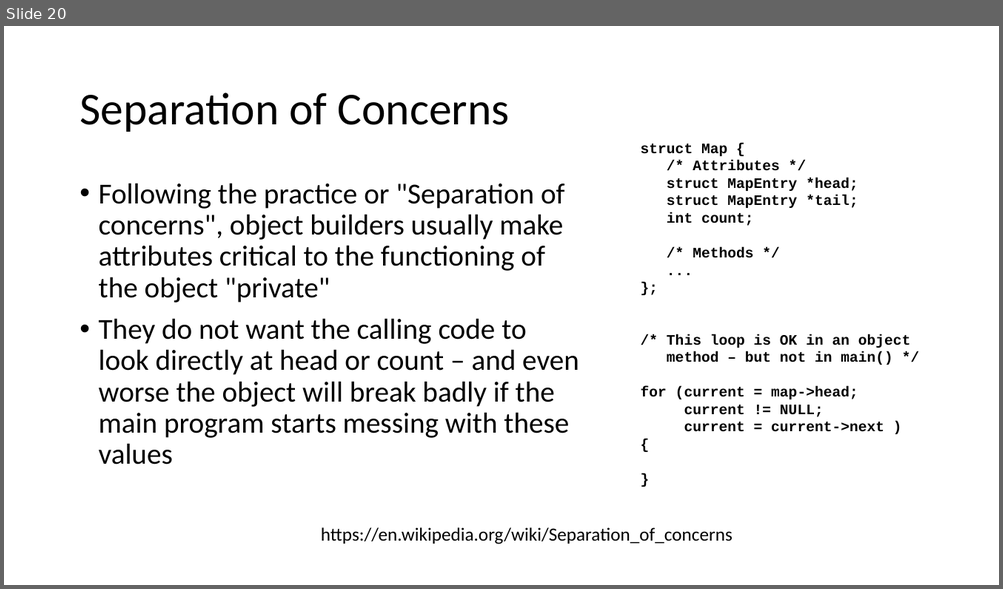
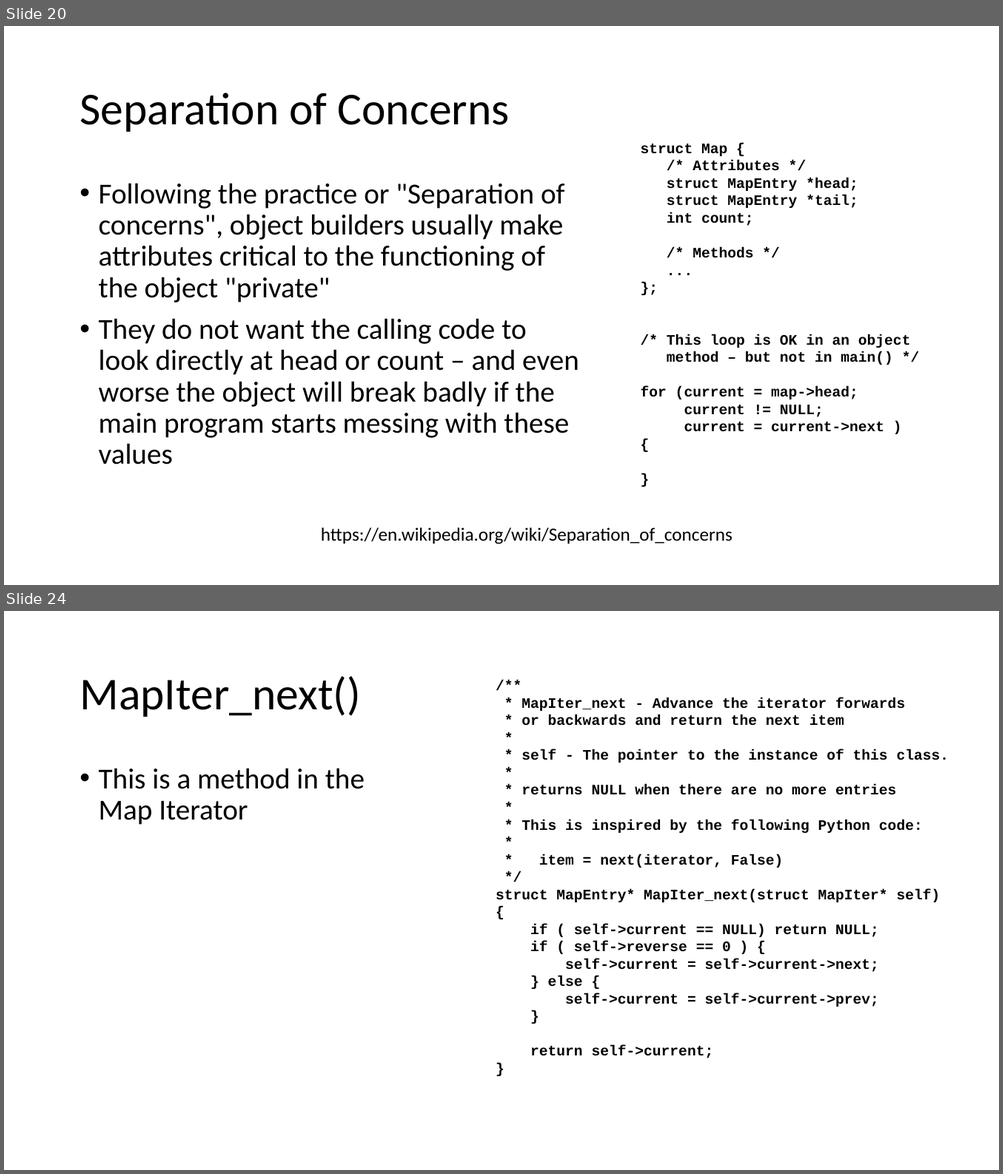
Before and after one commit to csev/cc4e, a slide deck: lectures/CC-04-Data-Structure.pptx. Shown one above the other, each under a label of ours: slide 20 before the commit, slides 20 and 24 after it; the slides between them are not shown. The pictures are 1003x589 and 1003x1174 pixels, drawn with LibreOffice and Linux fonts; fonts in the diff are those of the drawing. Boxes give left, top, right and bottom in pixels: in the first picture for what was removed or moved away, otherwise in the second. Text is boxed around its words. In the diff, an @@ line names an element or a change of style, - is before the commit and + after.

```diff
--- a/lectures/CC-04-Data-Structure.pptx
+++ b/lectures/CC-04-Data-Structure.pptx
@@ slide 24 added at [4,611,999,1170], background #FFFFFF @@
@@ title added at [79,676,361,717], 44 pt, text #000000 @@
+MapIter_next()
@@ text added at [495,698,949,1059], 14 pt, text #000000, bold @@
+/**
+* MapIter_next - Advance the iterator forwards
+* or backwards and return the next item
+*
+* self - The pointer to the instance of this class.
+*
+* returns NULL when there are no more entries
+*
+* This is inspired by the following Python code:
+*
+* item = next(iterator, False)
+*/
+struct MapEntry* MapIter_next(struct MapIter* self)
+{
+if ( self->current == NULL) return NULL;
+if ( self->reverse == 0 ) {
+self->current = self->current->next;
+} else {
+self->current = self->current->prev;
+}
+return self->current;
+}
@@ text added at [99,768,364,825], 28 pt, text #000000 @@
+• This is a method in the Map Iterator
```
Also in this commit, not shown: 3 slides changed, 4 other slides added, 1 other file.
